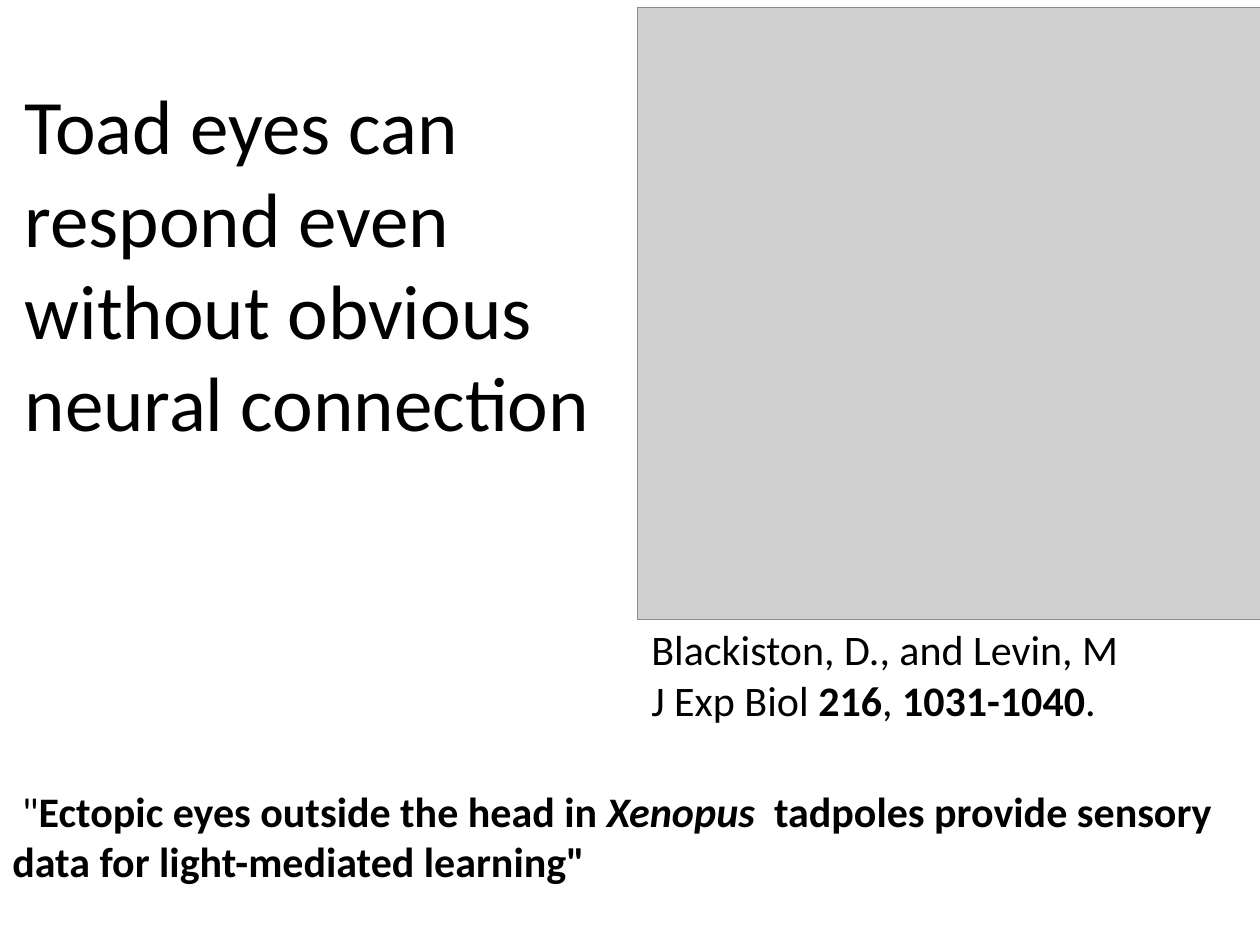
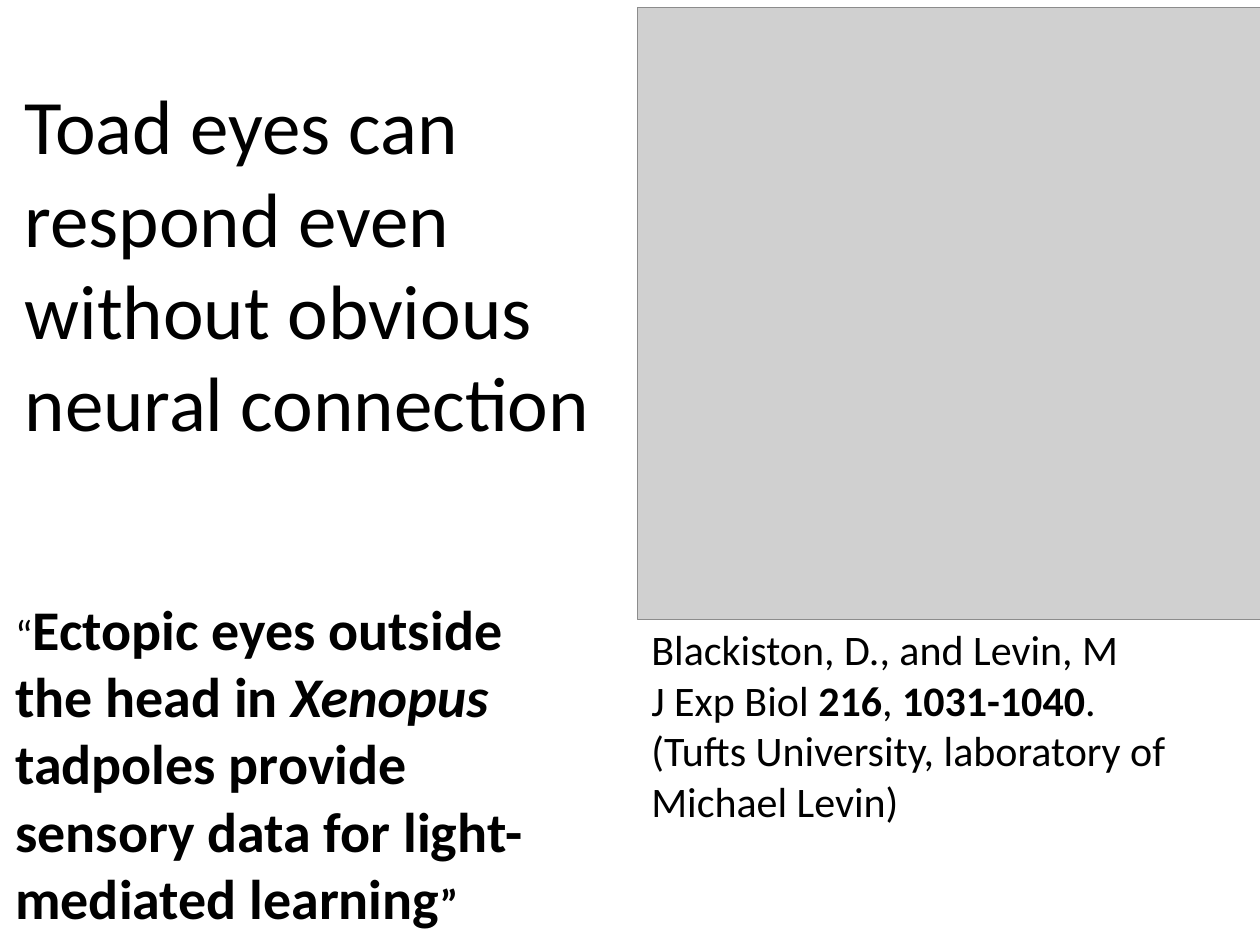
Before and after one commit to benralexander/lv, a slide deck: slide 4 of myD3_latest_c.ppt. Drawn at 1260x945 pixels with LibreOffice and Linux fonts; fonts in the diff are those of the drawing; grey boxes stand for pictures. Boxes give left, top, right and bottom in pixels: in the first picture for what was removed or moved away, otherwise in the second. Text is boxed around its words. In the diff, an @@ line names an element or a change of style, - is before the commit and + after.

```diff
--- a/myD3_latest_c.ppt
+++ b/myD3_latest_c.ppt
@@ text at (15,610,523,929): text changed; size 24 to 32 pt @@
-"Ectopic eyes outside the head in Xenopus tadpoles provide sensory data for light-mediated learning"
+“Ectopic eyes outside the head in Xenopus tadpoles provide sensory data for light-mediated learning”
@@ text at (651,735,1165,823): paragraph added @@
+(Tufts University, laboratory of Michael Levin)
```
Also in this commit, not shown: 17 other slides changed, 2 slides added, 1 slide removed, 3 other files.
